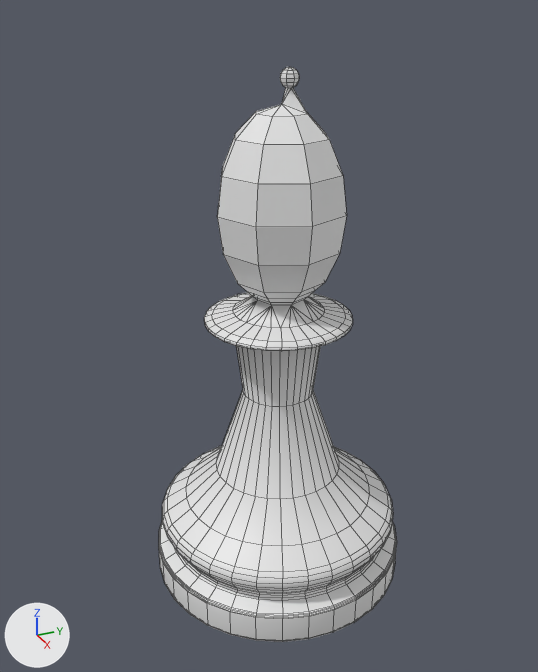
Two versions of the Blender file Excercises/bishop.blend, one commit apart.
The view is the same before and after, from a 50 mm camera at (0.069, -0.0322, 0.0653) aimed at (-0.0003, -0.001, 0.0307). The lights are fixed; the arrows at lower left show +X, +Y and +Z. Mesh edges are drawn as thin lines.

The older version as bpy lines, for what is in view:
```python
me_cylinder_002 = bpy.data.meshes.new('Cylinder.002')
me_cylinder_002.from_pydata(...)  # 1059 vertices, 1083 faces; spans x -0.015..0.015, y -0.015..0.015, z -0.025..0.034
me_staunton_bishop = bpy.data.meshes.new('Staunton Bishop')
me_staunton_bishop.from_pydata(...)  # 4 vertices, 1 face; spans x -0.238..0.238, y -0.5..0.5, z 0.0
me_staunton_bishop.materials.append(mat_staunton_bishop)  # picture img_staunton_bishop_png
ob_cylinder = bpy.data.objects.new('Cylinder', me_cylinder_002)
ob_cylinder.location = (0.0, 0.0, 0.0251)
ob_staunton_bishop = bpy.data.objects.new('Staunton Bishop', me_staunton_bishop)
ob_staunton_bishop.location = (0.0, 0.0, 0.031)
ob_staunton_bishop.rotation_euler = (-1.571, 0.0, -1.571)  # degrees (-90, 0, -90)
ob_staunton_bishop.scale = (-0.0621, -0.0621, -0.0621)
ob_staunton_bishop.hide_set(True)
```
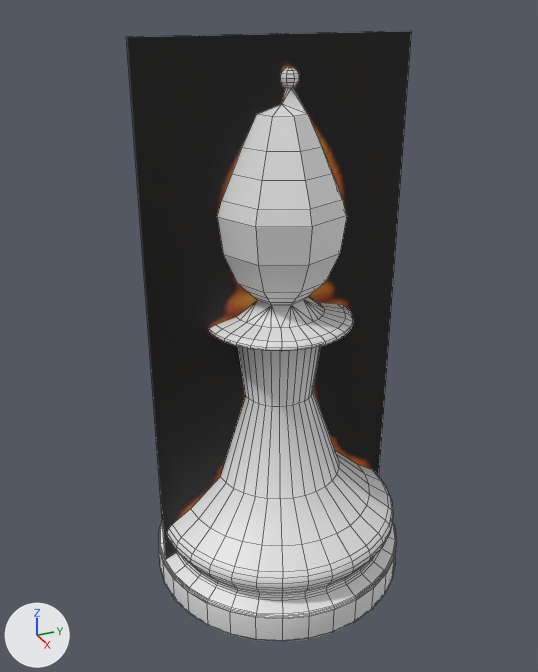
Commit message: Chess | Board | Bishop | finished | okok

Edits to the bpy script that builds the scene:
```text
Change me_cylinder_002:
    used by ob_cylinder; location = (0.0, 0.0, 0.0251)
    remove me_cylinder_002.from_pydata(...)  # 1059 vertices, 1083 faces; spans x -0.015..0.015, y -0.015..0.015, z -0.025..0.034
    add me_cylinder_002.from_pydata(...)  # 1067 vertices, 1091 faces; spans x -0.015..0.015, y -0.015..0.015, z -0.025..0.034
    me_cylinder_002 part 1
    8 faces are deleted
    3 vertices in x -0.0046..0.0046, y 0.0048..0.0067, z 0.024 move by (0.0, 0.0001, -0.0024)
    13 vertices move from x -0.0065..0.0065, y -0.0063..0.0052, z 0.024..0.0274 to x -0.0066..0.0066, y -0.0064..0.0045, z 0.0216..0.0266
    8 vertices are added at x -0.0054..0.0054, y -0.0052..0.0056, z 0.0241
    16 new faces join them
Change ob_staunton_bishop:
    remove ob_staunton_bishop.hide_set(True)
```

Changed parts and their boxes (x1, y1, x2, y2) in the pictures (538 x 672 px):
'Staunton Bishop', shown (black): after (127, 30, 411, 560)
part 1 of me_cylinder_002, built on: before (221, 112, 343, 184); after (222, 114, 343, 210)
